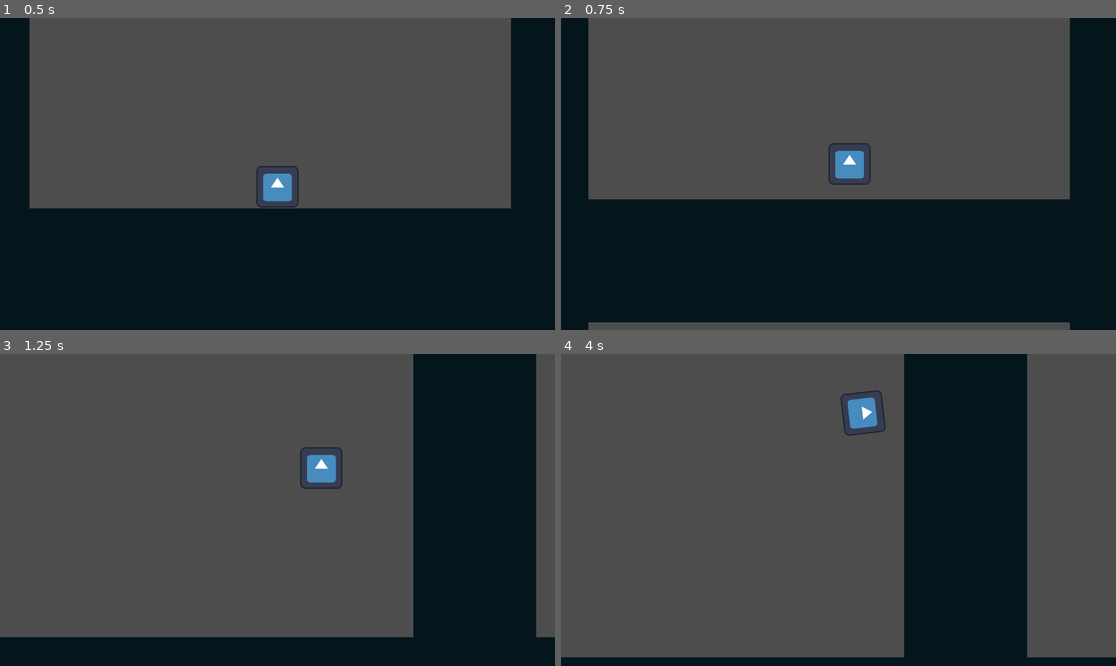
Above: before the commit, frames 1-4 (two rows, left to right).
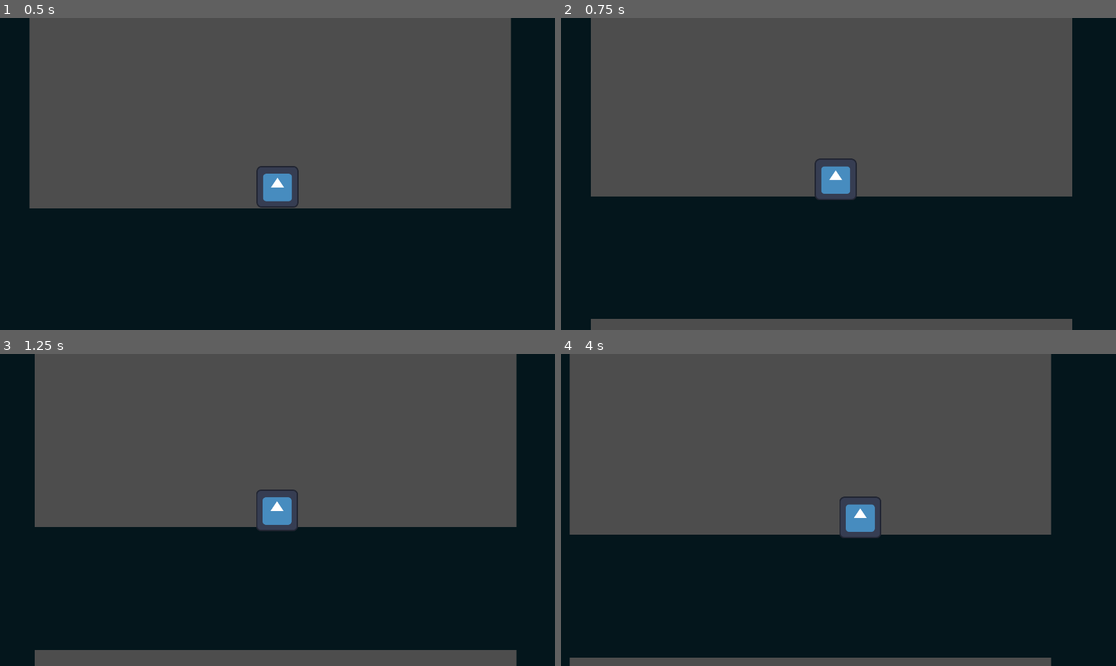
Above: after the commit, the same moments.

Repository: dandytron/BlowUP
Game: Godot game, scene res://scenes/main.tscn
Same seed, same stepped clock (60 frames per second), same inputs: the game is played once before the commit and once after it. The engine's default icon, where the game draws it, is replaced by a stand-in: a white triangle on a blue panel in a dark square.
Inputs (mouse positions are in pixels of both pictures, inside the frame that each line leads up to):
- Up to frame 1 (0.5 s): no input
- Up to frame 2 (0.75 s): move the mouse to (960, 158) at 0.52 s; click (960, 158) at 0.67 s
- Up to frame 3 (1.25 s): no input
- Up to frame 4 (4 s): move the mouse to (727, 525) at 1.27 s; click (727, 525) at 1.42 s; move the mouse to (894, 441) at 2.02 s; click (894, 441) at 2.17 s; move the mouse to (810, 572) at 2.77 s; click (810, 572) at 2.92 s; move the mouse to (1005, 556) at 3.52 s; click (1005, 556) at 3.67 s

Frame 1 is identical in both runs. In frame 2, 3.2% of the frame differs, in the area x 4-93%, y 0-100%; in frame 3, 49%; in frame 4, 55%, in the area x 0-100%, y 0-100%.

Commit message:
camea fixes

Diff:
--- a/scenes/main.tscn
+++ b/scenes/main.tscn
@@ -1,9 +1,11 @@
-[gd_scene load_steps=3 format=3 uid="uid://nuh2lic3sd55"]
+[gd_scene load_steps=4 format=3 uid="uid://nuh2lic3sd55"]
 
+[ext_resource type="Script" path="res://scripts/main.gd" id="1_6tvhn"]
 [ext_resource type="PackedScene" uid="uid://nii0ee7sq6rj" path="res://scenes/wall.tscn" id="1_haspb"]
 [ext_resource type="PackedScene" uid="uid://cuk1tj6fqa8sw" path="res://scenes/player.tscn" id="2_8ocxl"]
 
 [node name="Main" type="Node2D"]
+script = ExtResource("1_6tvhn")
 
 [node name="Floor" parent="." instance=ExtResource("1_haspb")]
 position = Vector2(970, 1288)
@@ -16,4 +18,5 @@
 position = Vector2(-83, 720)
 
 [node name="John" parent="." instance=ExtResource("2_8ocxl")]
+unique_name_in_owner = true
 position = Vector2(988, 907)
--- a/scenes/player.tscn
+++ b/scenes/player.tscn
@@ -1,26 +1,29 @@
 [gd_scene load_steps=5 format=3 uid="uid://cuk1tj6fqa8sw"]
 
-[ext_resource type="Script" path="res://scripts/rigid_body_2d.gd" id="1_5023y"]
+[ext_resource type="Script" path="res://scripts/main_character.gd" id="1_5023y"]
 [ext_resource type="Texture2D" uid="uid://bcv8e7r4c07mq" path="res://icon.svg" id="2_i23bk"]
 
 [sub_resource type="PhysicsMaterial" id="PhysicsMaterial_eldub"]
 bounce = 0.21
 
-[sub_resource type="CircleShape2D" id="CircleShape2D_e4qqw"]
-radius = 70.0
+[sub_resource type="RectangleShape2D" id="RectangleShape2D_vt40j"]
+size = Vector2(135, 135)
 
 [node name="RigidBody2D" type="RigidBody2D"]
 mass = 0.1
 physics_material_override = SubResource("PhysicsMaterial_eldub")
 gravity_scale = 0.8
+center_of_mass_mode = 1
 script = ExtResource("1_5023y")
+
+[node name="Camera2D" type="Camera2D" parent="."]
+limit_left = -100
+limit_right = 2020
+position_smoothing_enabled = true
 
 [node name="Sprite2D" type="Sprite2D" parent="."]
 scale = Vector2(1.1377, 1.12793)
 texture = ExtResource("2_i23bk")
 
 [node name="CollisionShape2D" type="CollisionShape2D" parent="."]
-shape = SubResource("CircleShape2D_e4qqw")
-
-[node name="Camera2D" type="Camera2D" parent="."]
-position_smoothing_enabled = true
+shape = SubResource("RectangleShape2D_vt40j")
--- /dev/null
+++ b/scripts/main.gd
@@ -0,0 +1,3 @@
+extends Node2D
+
+@onready var john := %John
--- a/scripts/rigid_body_2d.gd
+++ b/scripts/main_character.gd
@@ -1,3 +1,4 @@
+class_name MainCharacter
 extends RigidBody2D
 
 var exploded := false
@@ -6,16 +7,13 @@
 func _input(event):
 	if event is InputEventMouseButton and event.is_pressed():
 		exploded = true
-		explode_position = event.position
-		print(event.position)
+		explode_position = get_global_mouse_position()
 
 
 func _physics_process(delta: float) -> void:
 	if exploded:
-		print(explode_position)
+		var force_vector := explode_position.direction_to(self.position)
+		var force_distance := explode_position.distance_to(self.position)
 
-		# FIX: Bug - camera and mouse click position vector ?
-		var force_vector := self.position.direction_to(explode_position)
-		var force_distance := explode_position.distance_to(self.position)
-		apply_central_impulse(force_vector * (100000/force_distance))
+		apply_central_impulse(force_vector * (10000/force_distance))
 		exploded = false
